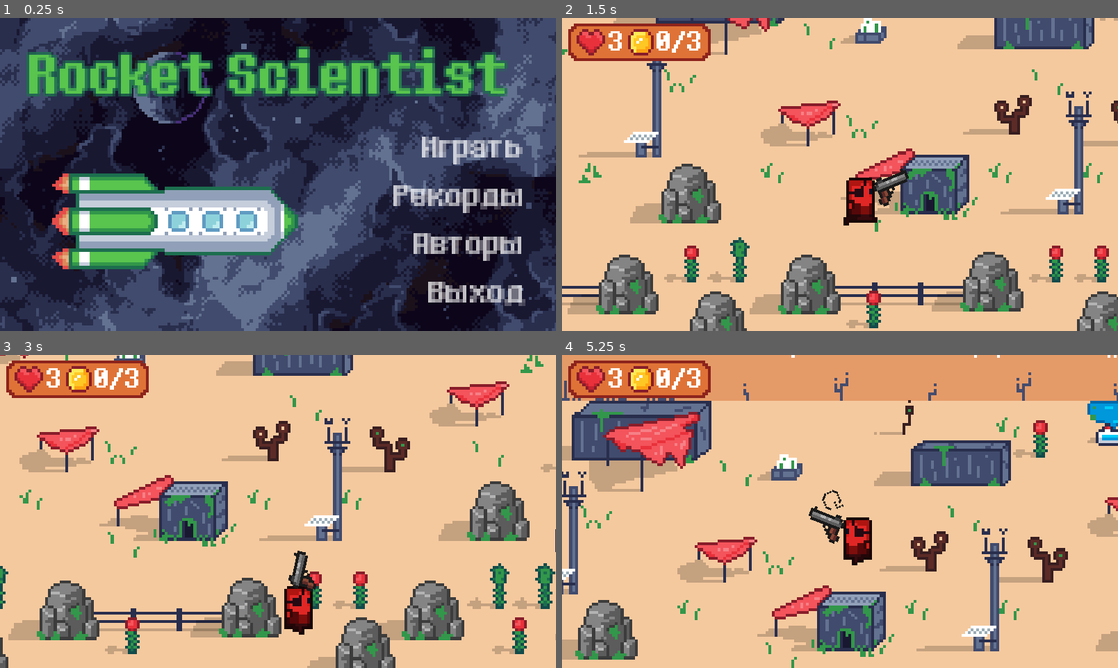
Above: before the commit, frames 1-4 (two rows, left to right).
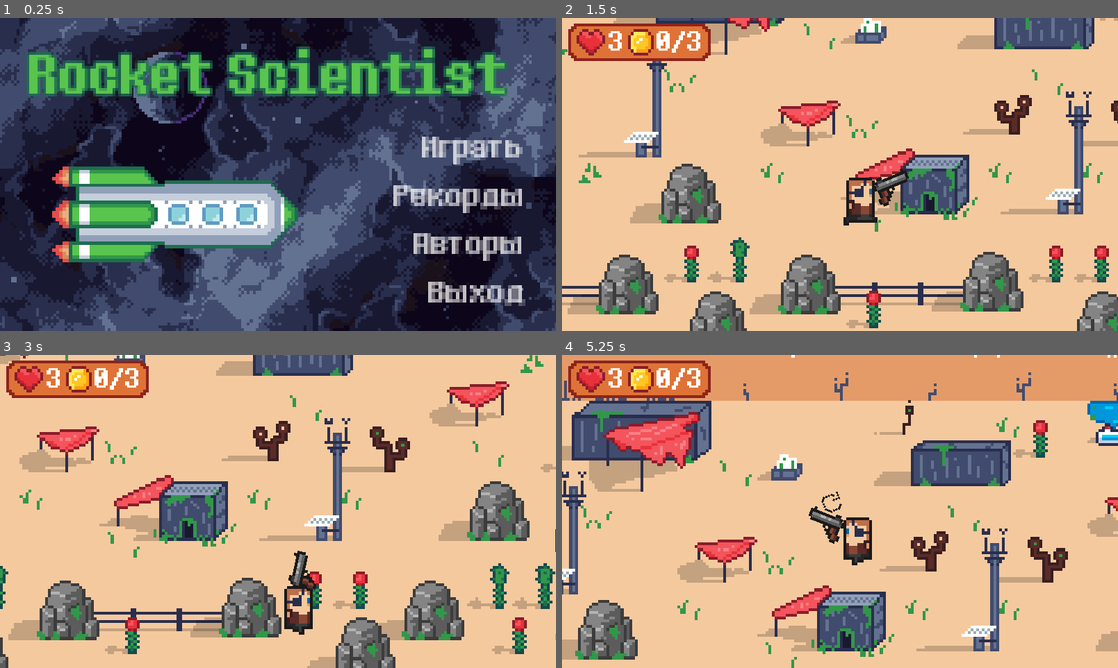
Above: after the commit, the same moments.

Repository: Sc222/rocket-scientist
Game: Godot game, scene res://MainMenu/MainMenu.tscn
Same seed, same stepped clock (60 frames per second), same inputs: the game is played once before the commit and once after it.
Inputs (mouse positions are in pixels of both pictures, inside the frame that each line leads up to):
- Up to frame 1 (0.25 s): no input
- Up to frame 2 (1.5 s): click "Играть" at 0.5 s; tap Enter at 1.25 s; move the mouse to (962, 158) at 1.27 s; hold D (player_right) from 1.28 s (still down); tap E (player_action) at 1.35 s
- Up to frame 3 (3 s): move the mouse to (166, 527) at 2.02 s; release D (player_right) at 2.03 s; hold Down (player_down) 2.03-2.78 s; click (166, 527) at 2.1 s; move the mouse to (333, 442) at 2.77 s; hold D (player_right) from 2.78 s (still down); tap E (player_action) at 2.85 s
- Up to frame 4 (5.25 s): move the mouse to (812, 574) at 3.52 s; release D (player_right) at 3.53 s; hold W (player_up) 3.53-4.28 s; click (812, 574) at 3.6 s; move the mouse to (1006, 558) at 4.27 s; hold A (player_left) from 4.28 s (still down); tap E (player_action) at 4.35 s; move the mouse to (673, 464) at 5.02 s; click (673, 464) at 5.1 s

The runs differ from the first frame. In frame 1, 8.9% of the frame differs, in the area x 9-54%, y 47-81%; in frame 2, 0.5%; in frame 3, 0.5%; in frame 4, 0.6%.

Commit message:
fix bugs and add default animation for player and monster

Diff:
--- a/MainMenu/MainMenu.tscn
+++ b/MainMenu/MainMenu.tscn
@@ -61,7 +61,6 @@
 scale = Vector2( 6, 6 )
 frames = SubResource( 1 )
 animation = "flight"
-frame = 2
 playing = true
 
 [node name="Title" type="Label" parent="."]
--- a/StageResources/Bullet.tscn
+++ b/StageResources/Bullet.tscn
@@ -3,7 +3,9 @@
 [ext_resource path="res://assets/stage_resources/player/bullet.png" type="Texture" id=1]
 [ext_resource path="res://StageResources/Bullet.gd" type="Script" id=2]
 
-[node name="Bullet" type="Area2D"]
+[node name="Bullet" type="Area2D" groups=[
+"deadly",
+]]
 script = ExtResource( 2 )
 
 [node name="Sprite" type="Sprite" parent="."]
--- a/StageResources/Monster.gd
+++ b/StageResources/Monster.gd
@@ -5,7 +5,7 @@
 # var a = 2
 # var b = "text"
 var player = null
-export var speed = 4
+export var speed = 3.5
 const ATTACK_DISTANCE = 25
 const DIR_LEFT = "l"
 const DIR_RIGHT="r"
--- a/StageResources/Monster.tscn
+++ b/StageResources/Monster.tscn
@@ -156,8 +156,11 @@
 "values": [ Vector2( 1, 1 ) ]
 }
 
-[sub_resource type="Animation" id=2]
-resource_name = "hit"
+[sub_resource type="Animation" id=7]
+resource_name = "default"
+length = 0.001
+
+[sub_resource type="Animation" id=4]
 length = 0.5
 step = 0.05
 tracks/0/type = "value"
@@ -193,16 +196,16 @@
 script = ExtResource( 2 )
 
 [node name="Sprite" type="AnimatedSprite" parent="."]
-modulate = Color( 0.917647, 0.196078, 0.235294, 1 )
 position = Vector2( 0, -19 )
 frames = SubResource( 1 )
 animation = "idle"
 centered = false
 
 [node name="AnimationPlayer" type="AnimationPlayer" parent="."]
-anims/attack_l = SubResource( 7 )
-anims/attack_r = SubResource( 5 )
-anims/hit = SubResource( 2 )
+anims/attack_l = SubResource( 2 )
+anims/attack_r = SubResource( 3 )
+anims/default = SubResource( 7 )
+anims/hit = SubResource( 4 )
 
 [node name="Dagger" type="Area2D" parent="." groups=[
 "deadly",
@@ -211,17 +214,18 @@
 
 [node name="Sprite" type="AnimatedSprite" parent="Dagger"]
 position = Vector2( 15.5, 2.86102e-06 )
-frames = SubResource( 3 )
+frames = SubResource( 5 )
 animation = "attack"
+frame = 6
 
 [node name="RayCast" type="RayCast2D" parent="Dagger"]
 position = Vector2( 0.5, 0 )
 cast_to = Vector2( 23, 0 )
 
 [node name="DaggerHitbox" type="CollisionPolygon2D" parent="Dagger"]
-position = Vector2( -6.5, -8 )
-scale = Vector2( 1, -1 )
+position = Vector2( -6.5, 8 )
 polygon = PoolVector2Array( 19, -10, 26, -10, 27, -9, 27, -8, 25, -6, 19, -6 )
+disabled = true
 
 [node name="CollisionPolygon" type="CollisionPolygon2D" parent="."]
 position = Vector2( 0, -19 )
@@ -230,8 +234,8 @@
 [node name="PlayerDetectArea" type="Area2D" parent="."]
 
 [node name="CollisionShape2D" type="CollisionShape2D" parent="PlayerDetectArea"]
+visible = false
 position = Vector2( 7, -9 )
 shape = SubResource( 6 )
-[connection signal="animation_finished" from="AnimationPlayer" to="." method="_on_AnimationPlayer_animation_finished"]
 [connection signal="body_entered" from="PlayerDetectArea" to="." method="_on_PlayerDetectArea_body_entered"]
 [connection signal="body_exited" from="PlayerDetectArea" to="." method="_on_PlayerDetectArea_body_exited"]
--- a/StageResources/Player.gd
+++ b/StageResources/Player.gd
@@ -124,7 +124,7 @@
 
 
 func _on_AnimationPlayer_animation_finished(anim_name):
-	is_vulnerable = true
+		is_vulnerable = true
 
 
 func _on_HitArea_area_entered(area):
--- a/StageResources/Player.tscn
+++ b/StageResources/Player.tscn
@@ -29,7 +29,11 @@
 "speed": 7.0
 } ]
 
-[sub_resource type="Animation" id=4]
+[sub_resource type="Animation" id=5]
+resource_name = "default"
+length = 0.1
+
+[sub_resource type="Animation" id=2]
 resource_name = "hit"
 length = 0.5
 step = 0.05
@@ -73,7 +77,6 @@
 script = ExtResource( 7 )
 
 [node name="Sprite" type="AnimatedSprite" parent="."]
-modulate = Color( 0.917647, 0.196078, 0.235294, 1 )
 position = Vector2( 0, -19 )
 frames = SubResource( 1 )
 animation = "idle"
@@ -81,7 +84,8 @@
 centered = false
 
 [node name="AnimationPlayer" type="AnimationPlayer" parent="."]
-anims/hit = SubResource( 4 )
+anims/default = SubResource( 5 )
+anims/hit = SubResource( 2 )
 
 [node name="Pistol" type="Node2D" parent="."]
 position = Vector2( 6.5, -9.5 )
@@ -89,13 +93,14 @@
 
 [node name="Animation" type="AnimatedSprite" parent="Pistol"]
 position = Vector2( 13.5, 9.53674e-07 )
-frames = SubResource( 2 )
+frames = SubResource( 3 )
 animation = "idle"
 
 [node name="ReloadIndicator" type="AnimatedSprite" parent="Pistol"]
 position = Vector2( 13.5, -9 )
 scale = Vector2( 0.7, 0.7 )
-frames = SubResource( 3 )
+frames = SubResource( 4 )
+frame = 1
 playing = true
 
 [node name="BulletSpawner" type="Position2D" parent="Pistol"]
@@ -122,4 +127,3 @@
 polygon = PoolVector2Array( 3, -15, 11, -15, 11, -3, 3, -3 )
 [connection signal="animation_finished" from="AnimationPlayer" to="." method="_on_AnimationPlayer_animation_finished"]
 [connection signal="area_entered" from="HitArea" to="." method="_on_HitArea_area_entered"]
-[connection signal="body_entered" from="HitArea" to="." method="_on_HitArea_body_entered"]
--- a/StageResources/StageResouces.tscn
+++ b/StageResources/StageResouces.tscn
@@ -95,9 +95,6 @@
 
 [node name="Player" parent="Map" instance=ExtResource( 3 )]
 
-[node name="ReloadIndicator" parent="Map/Player/Pistol" index="1"]
-frame = 2
-
 [node name="PlayerPositions" type="Node2D" parent="Map"]
 visible = false
 
@@ -114,185 +111,158 @@
 position = Vector2( 918, 123 )
 
 [node name="MonsterPositions" type="Node2D" parent="Map"]
-scale = Vector2( 1, 1 )
 
 [node name="MonsterPos1" type="Position2D" parent="Map/MonsterPositions"]
 position = Vector2( 42, 157 )
-scale = Vector2( 1, 1 )
 
 [node name="VisibilityNotifier" type="VisibilityNotifier2D" parent="Map/MonsterPositions/MonsterPos1"]
 rect = Rect2( -5, -5, 10, 10 )
 
 [node name="MonsterPos2" type="Position2D" parent="Map/MonsterPositions"]
 position = Vector2( 97, 110 )
-scale = Vector2( 1, 1 )
 
 [node name="VisibilityNotifier" type="VisibilityNotifier2D" parent="Map/MonsterPositions/MonsterPos2"]
 rect = Rect2( -5, -5, 10, 10 )
 
 [node name="MonsterPos3" type="Position2D" parent="Map/MonsterPositions"]
 position = Vector2( 128, 171 )
-scale = Vector2( 1, 1 )
 
 [node name="VisibilityNotifier" type="VisibilityNotifier2D" parent="Map/MonsterPositions/MonsterPos3"]
 rect = Rect2( -5, -5, 10, 10 )
 
 [node name="MonsterPos4" type="Position2D" parent="Map/MonsterPositions"]
 position = Vector2( 241, 107 )
-scale = Vector2( 1, 1 )
 
 [node name="VisibilityNotifier" type="VisibilityNotifier2D" parent="Map/MonsterPositions/MonsterPos4"]
 rect = Rect2( -5, -5, 10, 10 )
 
 [node name="MonsterPos5" type="Position2D" parent="Map/MonsterPositions"]
 position = Vector2( 218, 168 )
-scale = Vector2( 1, 1 )
 
 [node name="VisibilityNotifier" type="VisibilityNotifier2D" parent="Map/MonsterPositions/MonsterPos5"]
 rect = Rect2( -5, -5, 10, 10 )
 
 [node name="MonsterPos6" type="Position2D" parent="Map/MonsterPositions"]
 position = Vector2( 321, 119 )
-scale = Vector2( 1, 1 )
 
 [node name="VisibilityNotifier" type="VisibilityNotifier2D" parent="Map/MonsterPositions/MonsterPos6"]
 rect = Rect2( -5, -5, 10, 10 )
 
 [node name="MonsterPos7" type="Position2D" parent="Map/MonsterPositions"]
 position = Vector2( 286, 155 )
-scale = Vector2( 1, 1 )
 
 [node name="VisibilityNotifier" type="VisibilityNotifier2D" parent="Map/MonsterPositions/MonsterPos7"]
 rect = Rect2( -5, -5, 10, 10 )
 
 [node name="MonsterPos8" type="Position2D" parent="Map/MonsterPositions"]
 position = Vector2( 399, 179 )
-scale = Vector2( 1, 1 )
 
 [node name="VisibilityNotifier" type="VisibilityNotifier2D" parent="Map/MonsterPositions/MonsterPos8"]
 rect = Rect2( -5, -5, 10, 10 )
 
 [node name="MonsterPos9" type="Position2D" parent="Map/MonsterPositions"]
 position = Vector2( 371, 131 )
-scale = Vector2( 1, 1 )
 
 [node name="VisibilityNotifier" type="VisibilityNotifier2D" parent="Map/MonsterPositions/MonsterPos9"]
 rect = Rect2( -5, -5, 10, 10 )
 
 [node name="MonsterPos10" type="Position2D" parent="Map/MonsterPositions"]
 position = Vector2( 445, 116 )
-scale = Vector2( 1, 1 )
 
 [node name="VisibilityNotifier" type="VisibilityNotifier2D" parent="Map/MonsterPositions/MonsterPos10"]
 rect = Rect2( -5, -5, 10, 10 )
 
 [node name="MonsterPos11" type="Position2D" parent="Map/MonsterPositions"]
 position = Vector2( 475, 182 )
-scale = Vector2( 1, 1 )
 
 [node name="VisibilityNotifier" type="VisibilityNotifier2D" parent="Map/MonsterPositions/MonsterPos11"]
 rect = Rect2( -5, -5, 10, 10 )
 
 [node name="MonsterPos12" type="Position2D" parent="Map/MonsterPositions"]
 position = Vector2( 507, 116 )
-scale = Vector2( 1, 1 )
 
 [node name="VisibilityNotifier" type="VisibilityNotifier2D" parent="Map/MonsterPositions/MonsterPos12"]
 rect = Rect2( -5, -5, 10, 10 )
 
 [node name="MonsterPos13" type="Position2D" parent="Map/MonsterPositions"]
 position = Vector2( 607, 111 )
-scale = Vector2( 1, 1 )
 
 [node name="VisibilityNotifier" type="VisibilityNotifier2D" parent="Map/MonsterPositions/MonsterPos13"]
 rect = Rect2( -5, -5, 10, 10 )
 
 [node name="MonsterPos14" type="Position2D" parent="Map/MonsterPositions"]
 position = Vector2( 558, 158 )
-scale = Vector2( 1, 1 )
 
 [node name="VisibilityNotifier" type="VisibilityNotifier2D" parent="Map/MonsterPositions/MonsterPos14"]
 rect = Rect2( -5, -5, 10, 10 )
 
 [node name="MonsterPos15" type="Position2D" parent="Map/MonsterPositions"]
 position = Vector2( 608, 169 )
-scale = Vector2( 1, 1 )
 
 [node name="VisibilityNotifier" type="VisibilityNotifier2D" parent="Map/MonsterPositions/MonsterPos15"]
 rect = Rect2( -5, -5, 10, 10 )
 
 [node name="MonsterPos16" type="Position2D" parent="Map/MonsterPositions"]
 position = Vector2( 647, 139 )
-scale = Vector2( 1, 1 )
 
 [node name="VisibilityNotifier" type="VisibilityNotifier2D" parent="Map/MonsterPositions/MonsterPos16"]
 rect = Rect2( -5, -5, 10, 10 )
 
 [node name="MonsterPos17" type="Position2D" parent="Map/MonsterPositions"]
 position = Vector2( 710, 129 )
-scale = Vector2( 1, 1 )
 
 [node name="VisibilityNotifier" type="VisibilityNotifier2D" parent="Map/MonsterPositions/MonsterPos17"]
 rect = Rect2( -5, -5, 10, 10 )
 
 [node name="MonsterPos18" type="Position2D" parent="Map/MonsterPositions"]
 position = Vector2( 985, 167 )
-scale = Vector2( 1, 1 )
 
 [node name="VisibilityNotifier" type="VisibilityNotifier2D" parent="Map/MonsterPositions/MonsterPos18"]
 rect = Rect2( -5, -5, 10, 10 )
 
 [node name="MonsterPos19" type="Position2D" parent="Map/MonsterPositions"]
 position = Vector2( 794, 175 )
-scale = Vector2( 1, 1 )
 
 [node name="VisibilityNotifier" type="VisibilityNotifier2D" parent="Map/MonsterPositions/MonsterPos19"]
 rect = Rect2( -5, -5, 10, 10 )
 
 [node name="MonsterPos20" type="Position2D" parent="Map/MonsterPositions"]
 position = Vector2( 765, 146 )
-scale = Vector2( 1, 1 )
 
 [node name="VisibilityNotifier" type="VisibilityNotifier2D" parent="Map/MonsterPositions/MonsterPos20"]
 rect = Rect2( -5, -5, 10, 10 )
 
 [node name="MonsterPos21" type="Position2D" parent="Map/MonsterPositions"]
 position = Vector2( 796, 112 )
-scale = Vector2( 1, 1 )
 
 [node name="VisibilityNotifier" type="VisibilityNotifier2D" parent="Map/MonsterPositions/MonsterPos21"]
 rect = Rect2( -5, -5, 10, 10 )
 
 [node name="MonsterPos22" type="Position2D" parent="Map/MonsterPositions"]
 position = Vector2( 856, 122 )
-scale = Vector2( 1, 1 )
 
 [node name="VisibilityNotifier" type="VisibilityNotifier2D" parent="Map/MonsterPositions/MonsterPos22"]
 rect = Rect2( -5, -5, 10, 10 )
 
 [node name="MonsterPos23" type="Position2D" parent="Map/MonsterPositions"]
 position = Vector2( 882, 142 )
-scale = Vector2( 1, 1 )
 
 [node name="VisibilityNotifier" type="VisibilityNotifier2D" parent="Map/MonsterPositions/MonsterPos23"]
 rect = Rect2( -5, -5, 10, 10 )
 
 [node name="MonsterPos24" type="Position2D" parent="Map/MonsterPositions"]
 position = Vector2( 910, 172 )
-scale = Vector2( 1, 1 )
 
 [node name="VisibilityNotifier" type="VisibilityNotifier2D" parent="Map/MonsterPositions/MonsterPos24"]
 rect = Rect2( -5, -5, 10, 10 )
 
 [node name="MonsterPos25" type="Position2D" parent="Map/MonsterPositions"]
 position = Vector2( 957, 127 )
-scale = Vector2( 1, 1 )
 
 [node name="VisibilityNotifier" type="VisibilityNotifier2D" parent="Map/MonsterPositions/MonsterPos25"]
 rect = Rect2( -5, -5, 10, 10 )
 
 [node name="Monsters" type="YSort" parent="Map"]
-scale = Vector2( 1, 1 )
 
 [node name="Chests" type="YSort" parent="Map"]
 
Not shown: 4 places in StageResources/Monster.tscn that only renumber resources
Not shown: 3 places in StageResources/Player.tscn that only renumber resources
